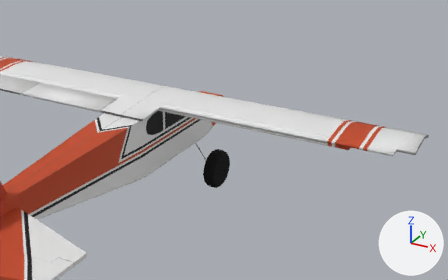
Renders of the Blender file Art/Aircraft/Bushplane/Bushplane.blend from each side of a commit.
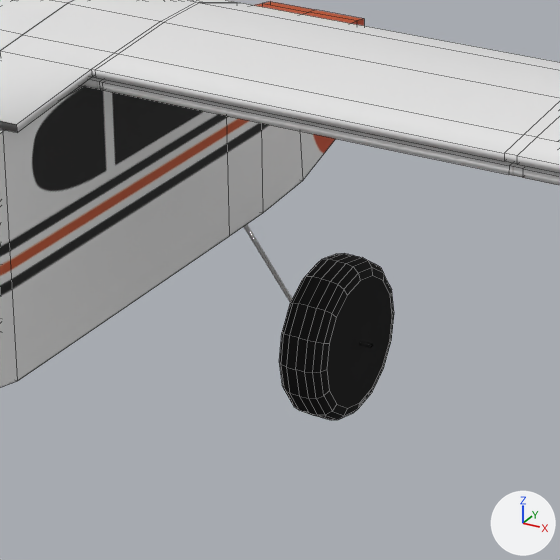
Old and new are each drawn from a camera (50 mm lens) standing at (0.539, -0.756, 0.39) and looking at (0.074, 0.089, -0.033) and again close up on the part from 31% to 60% of the width and 32% to 79% of the height. Every picture has the same lights, and +X, +Y and +Z are marked at lower right. The close-ups show mesh edges as thin lines.

Objects in the first close-up: 'Body', 'Wheel', 'Wing'.
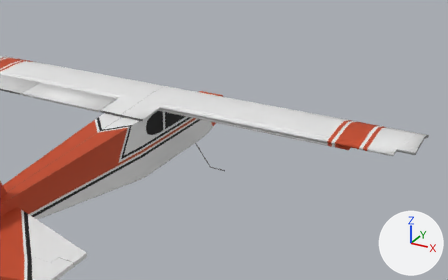
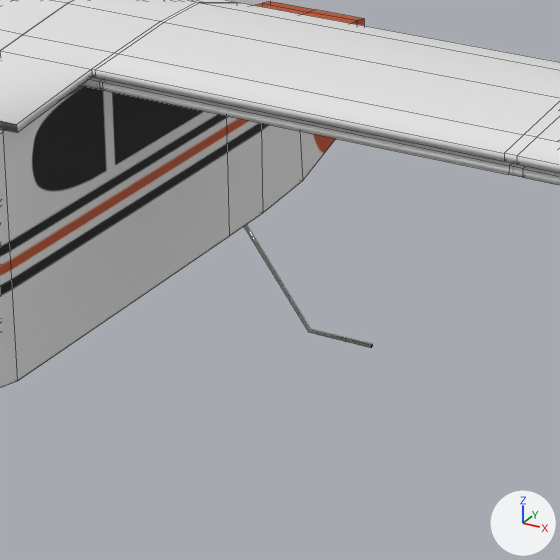
Commit message: separate wheels for bushplane

What changed in the scene script:
```text
Change ob_wheel:
    remove _m = ob_wheel.modifiers.new('Mirror', 'MIRROR')
    remove _m.mirror_object = ob_body
```

Changed parts and their boxes (x1, y1, x2, y2) in the close-ups (560 x 560 px):
'Wheel', modifiers changed (not visible afterwards)
    before: (279, 253, 394, 420)
